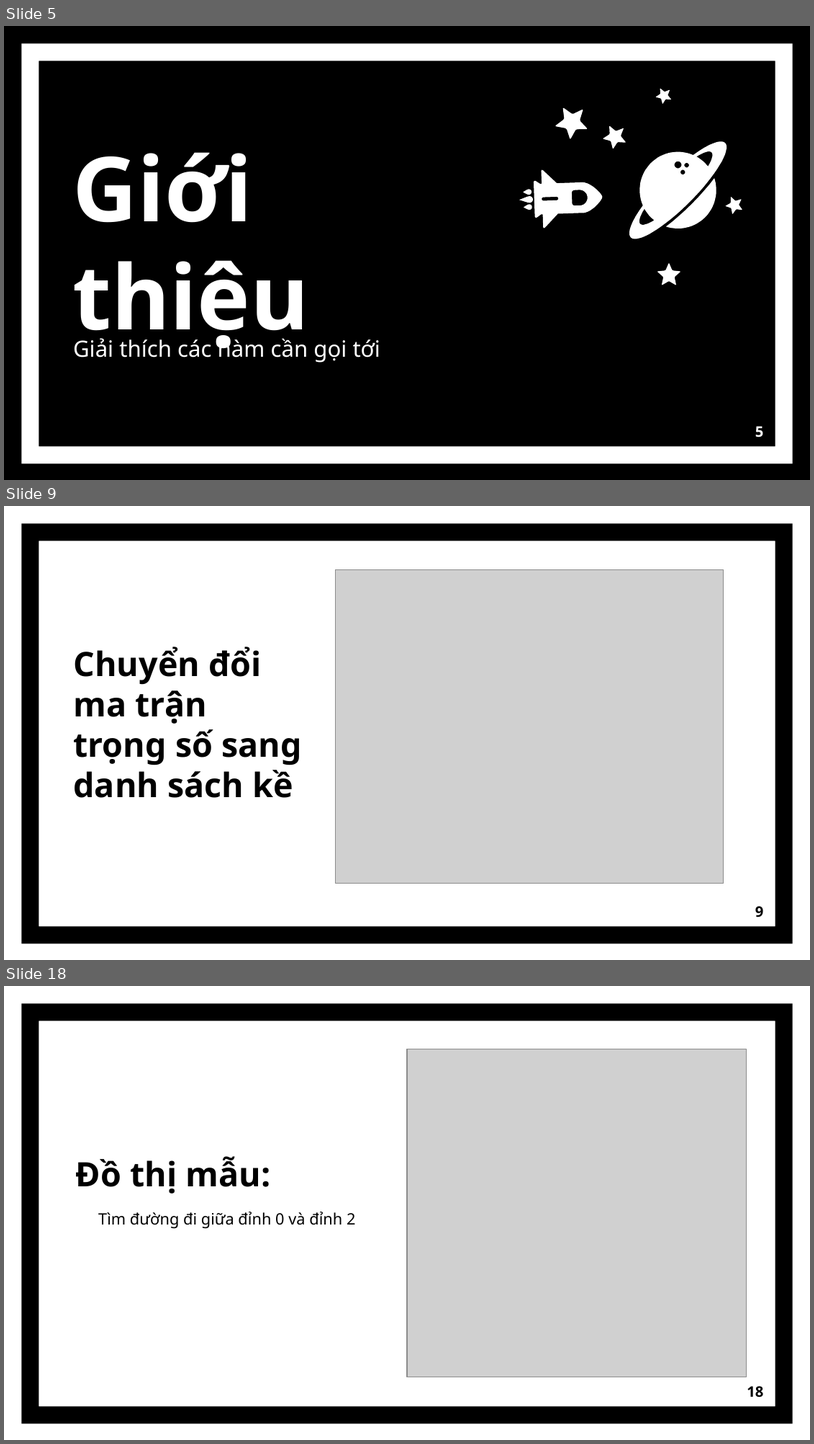
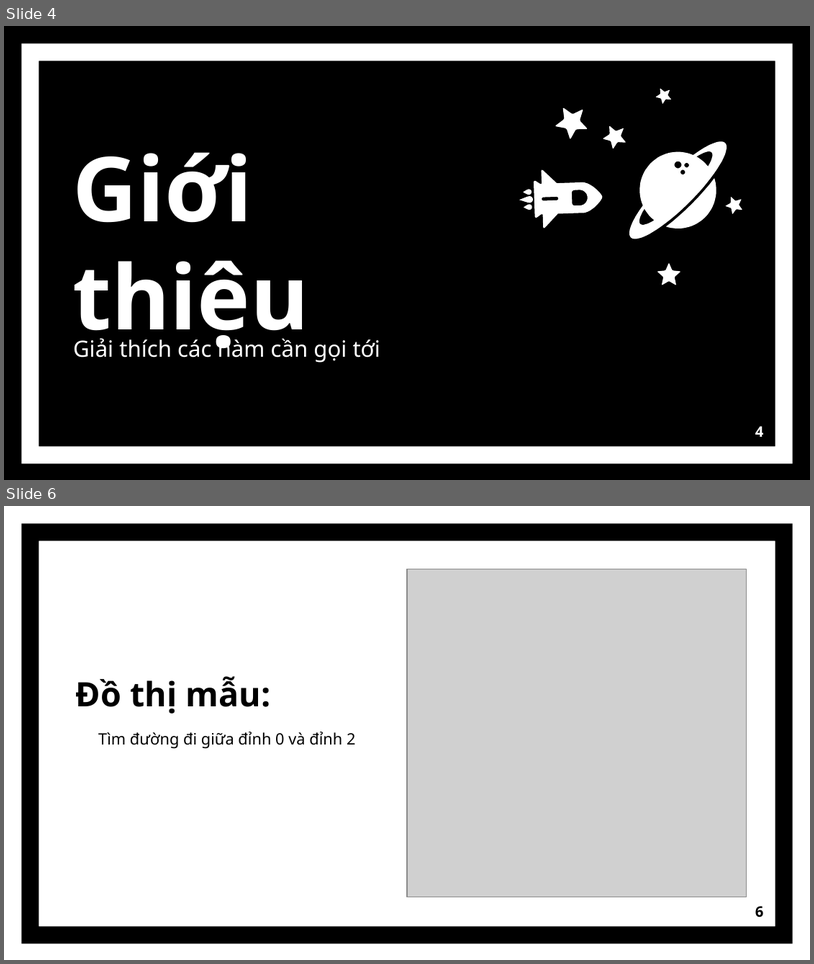
Before and after one commit to baobaote00/ltdt, a slide deck: LTDT.pptx. Shown one above the other, each under a label of ours: slides 5, 9 and 18 before the commit, slides 4 and 6 after it; the slides between them are not shown. The pictures are 814x1444 and 814x964 pixels, drawn with LibreOffice and Linux fonts; fonts in the diff are those of the drawing; grey boxes stand for pictures. Boxes give left, top, right and bottom in pixels: in the first picture for what was removed or moved away, otherwise in the second. Text is boxed around its words. In the diff, an @@ line names an element or a change of style, - is before the commit and + after.

```diff
--- a/LTDT.pptx
+++ b/LTDT.pptx
@@ slide 9 removed at box(4, 506, 810, 960), background #FFFFFF; not listed: 1 template element that a slide beside it also shows @@
@@ picture removed at box(335, 569, 723, 883) @@
@@ freeform shape removed at box(675, 569, 747, 628) @@
@@ text removed at box(73, 646, 302, 798) @@
-Chuyển đổi ma trận trọng số sang danh sách kề
@@ page number removed at box(756, 906, 764, 917) @@
-9
@@ what was slide 5 is now slide 4 @@
@@ page number at box(756, 426, 764, 436): text changed @@
-5
+4
@@ what was slide 18 is now slide 6 @@
@@ page number at box(756, 906, 764, 917): text changed @@
-18
+6
```
Also in this commit, not shown: 2 slides changed, 2 slides added, 12 other slides removed, 1 other file.
